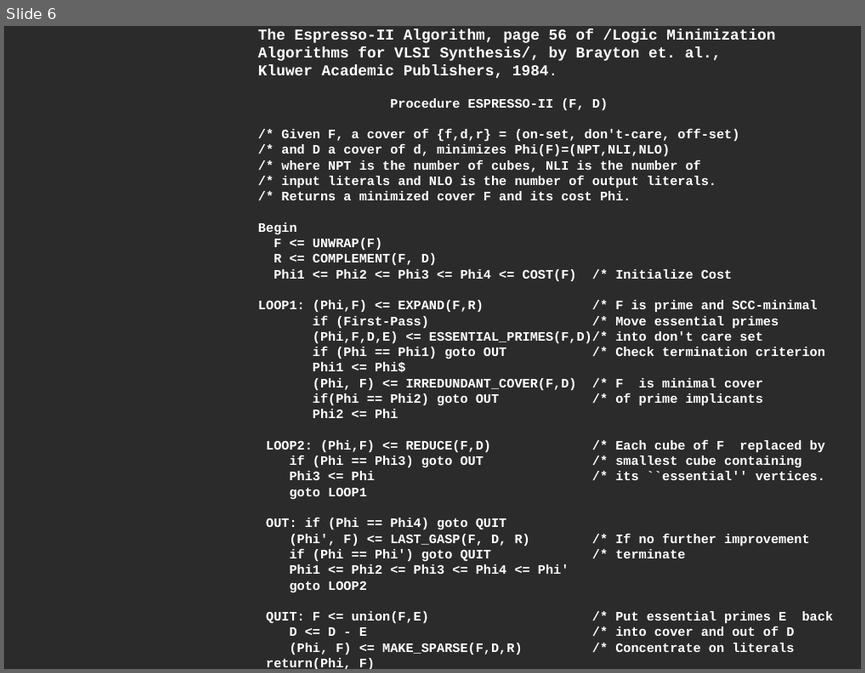
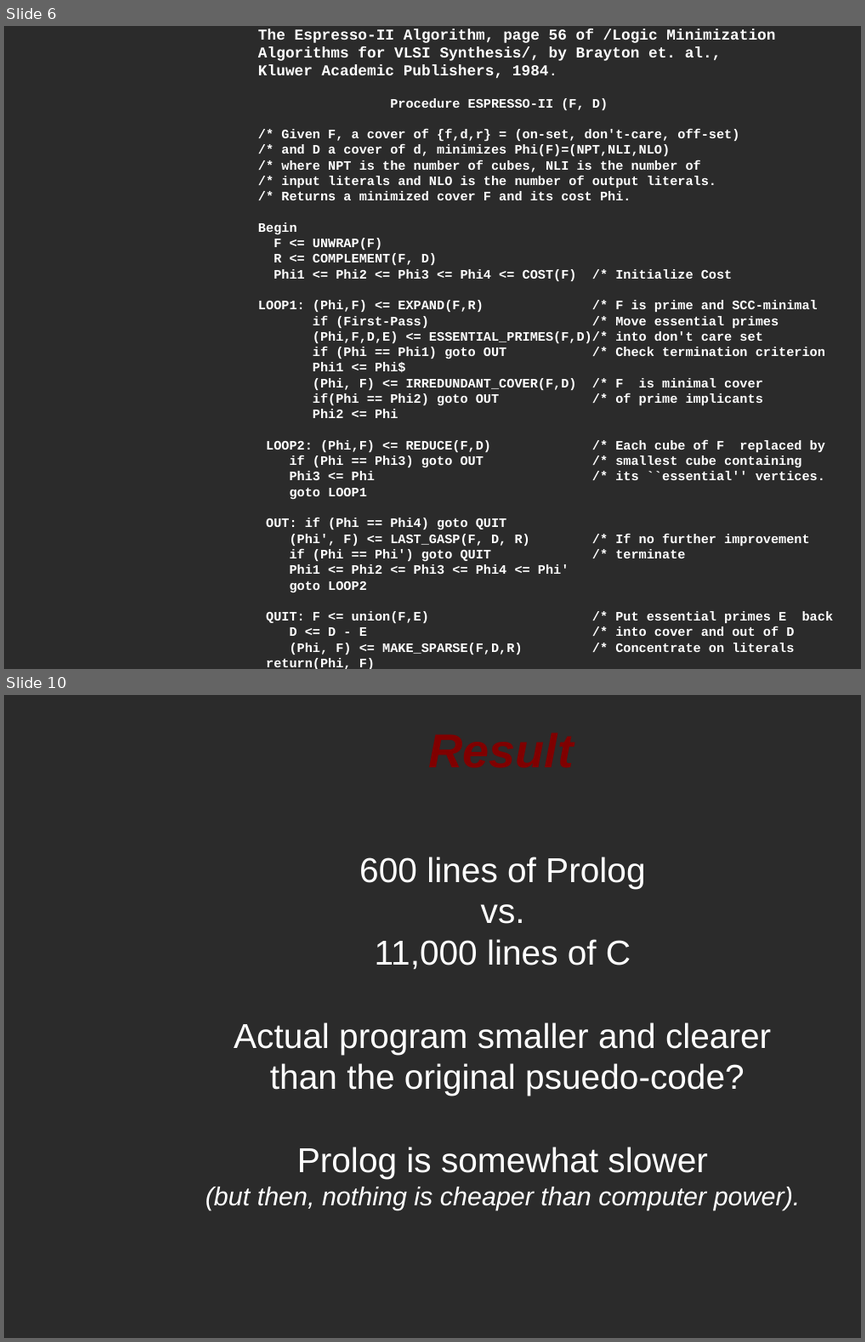
Before and after one commit to softwaresunday/Lexpress, a slide deck: doc/lepresentation.odp. Shown one above the other, each under a label of ours: slide 6 before the commit, slides 6 and 10 after it; the slides between them are not shown. The pictures are 865x673 and 865x1342 pixels, drawn with LibreOffice and Linux fonts; fonts in the diff are those of the drawing; background and template pictures are left out; a plain dark background stands for a picture behind light text. Boxes give left, top, right and bottom in pixels: in the first picture for what was removed or moved away, otherwise in the second. Text is boxed around its words. In the diff, an @@ line names an element or a change of style, - is before the commit and + after.

```diff
--- a/doc/lepresentation.odp
+++ b/doc/lepresentation.odp
@@ slide 10 added at bbox=[4, 695, 861, 1338], background picture (left out) @@
@@ title added at bbox=[260, 705, 743, 792], 44 pt, text #800000, bold, italic @@
+Result
@@ subtitle added at bbox=[205, 857, 800, 1210], 32 pt, text #FFFFFF @@
+600 lines of Prolog
+vs.
+11,000 lines of C
+Actual program smaller and clearer
+than the original psuedo-code?
+Prolog is somewhat slower
+(but then, nothing is cheaper than computer power).
```
Also in this commit, not shown: 6 slides changed, 7 other slides added, 2 slides removed, 2 other files.
